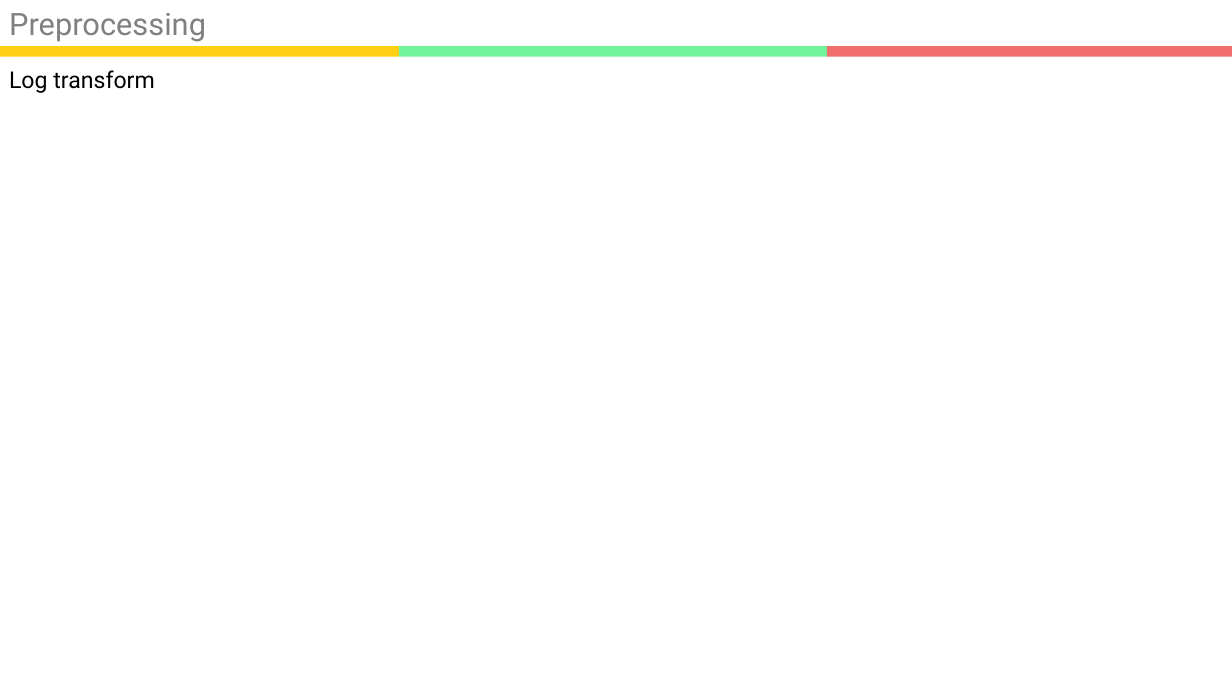
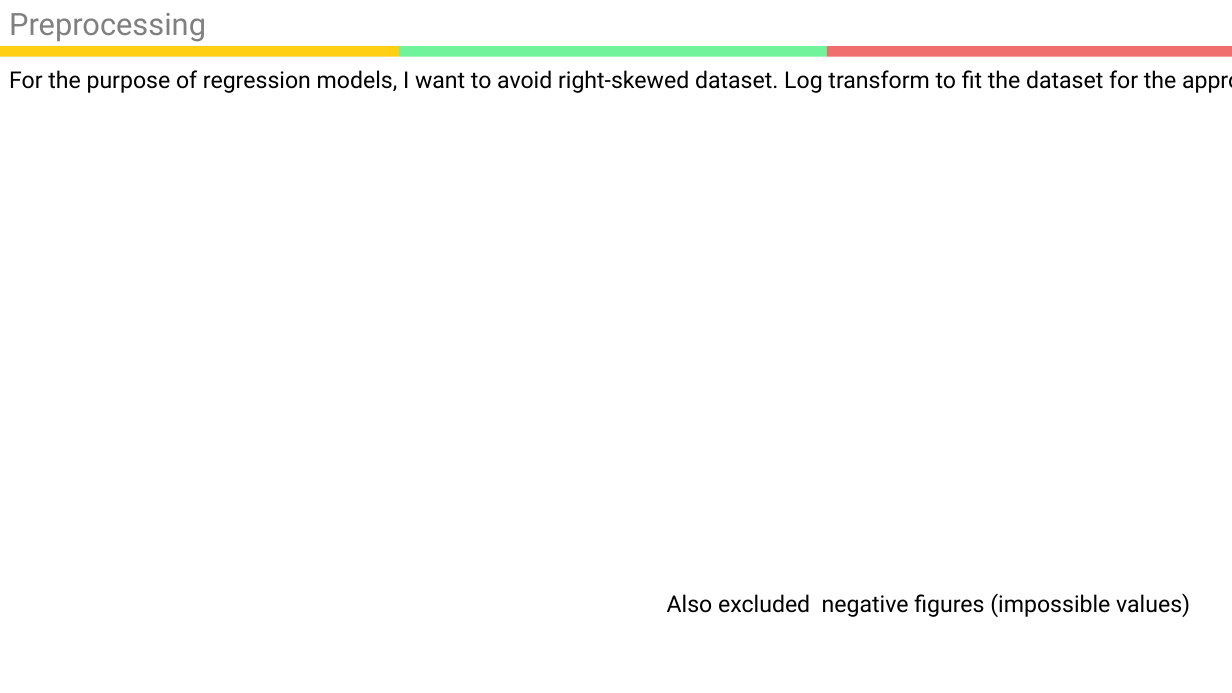
Before and after one commit to kookoowaa/Projects, a slide deck: slide 14 of WB project/Analysis Report.pptx. Drawn at 1232x693 pixels with LibreOffice and Linux fonts; fonts in the diff are those of the drawing. Boxes give left, top, right and bottom in pixels: in the first picture for what was removed or moved away, otherwise in the second. Text is boxed around its words. In the diff, an @@ line names an element or a change of style, - is before the commit and + after.

```diff
--- a/WB project/Analysis Report.pptx
+++ b/WB project/Analysis Report.pptx
@@ text at (x1=9, y1=70, x2=1177, y2=93): text changed @@
-Log transform
+For the purpose of regression models, I want to avoid right-skewed dataset. Log transform to fit the dataset for the appropriate model.
@@ text added at (x1=667, y1=593, x2=1190, y2=617), 18 pt, text #000000 @@
+Also excluded negative figures (impossible values)
```
Also in this commit, not shown: 5 other slides changed, 1 slide added, 1 slide removed, 7 other files.
